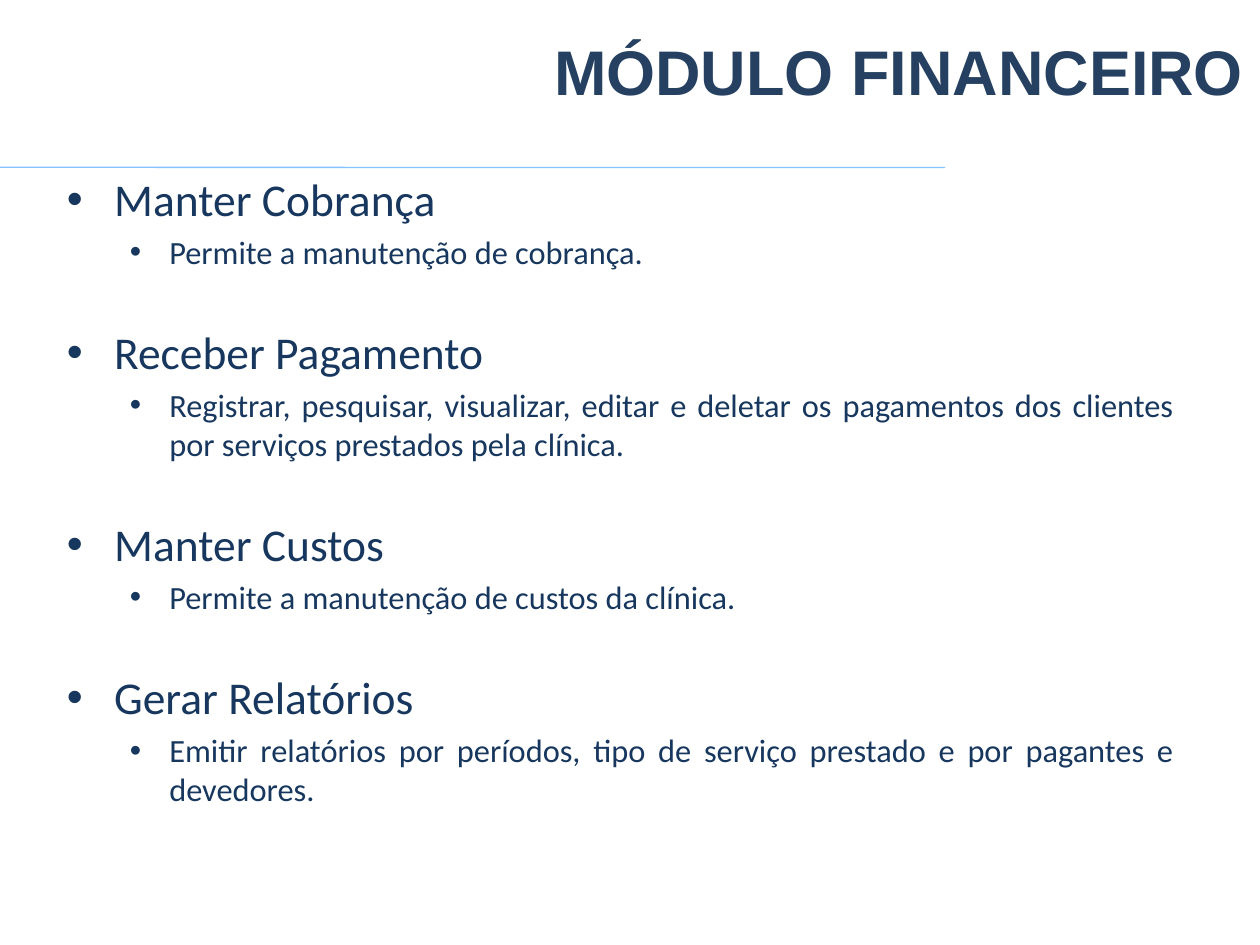
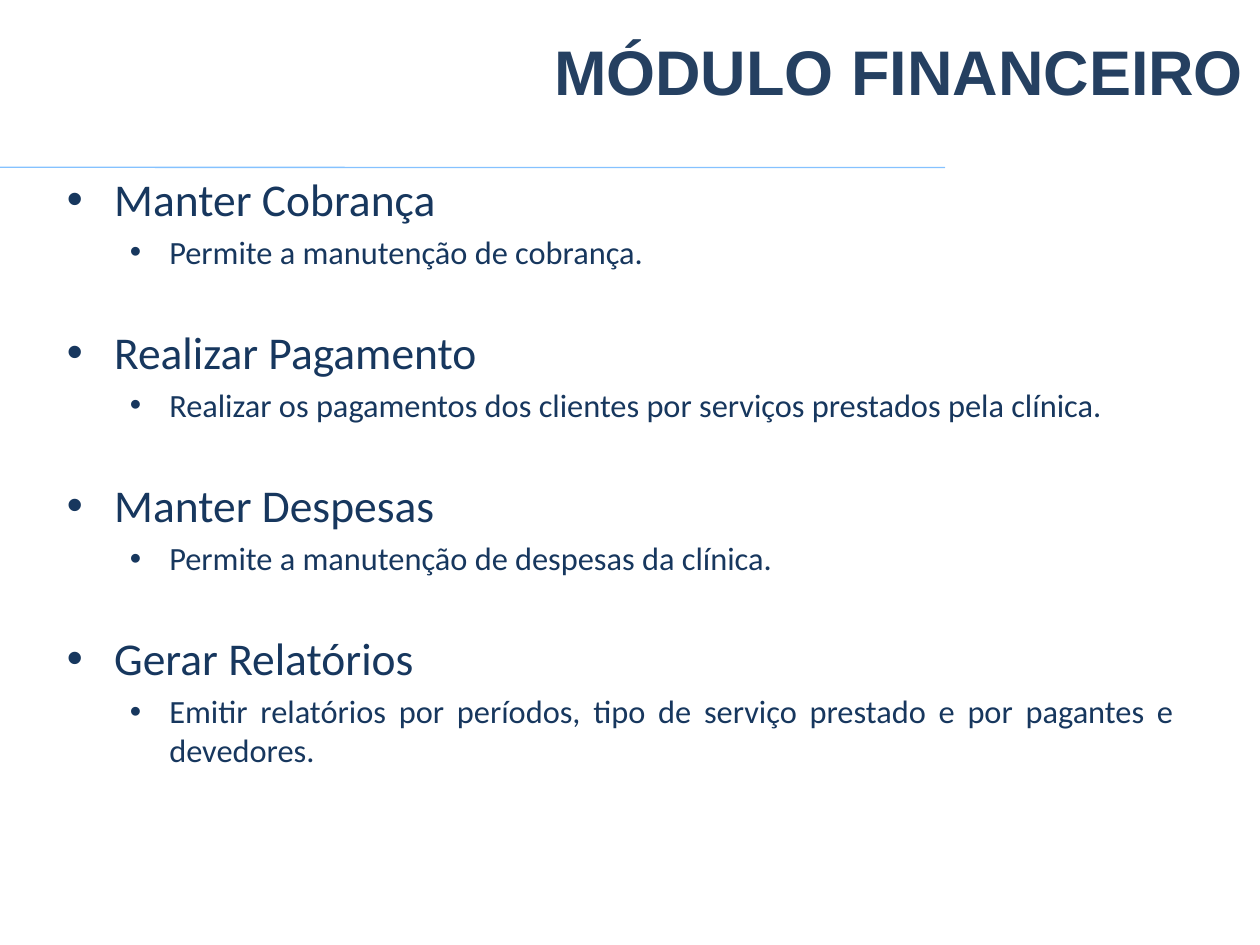
Before and after one commit to VagnerAlcantara/TCC, a slide deck: slide 21 of TCC/5º Encontro/2017-Apresentacao Psystem.pptx. Drawn at 1260x945 pixels with LibreOffice and Linux fonts; fonts in the diff are those of the drawing; background and template pictures are left out. Boxes give left, top, right and bottom in pixels: in the first picture for what was removed or moved away, otherwise in the second. Text is boxed around its words. In the diff, an @@ line names an element or a change of style, - is before the commit and + after.

```diff
--- a/TCC/5º Encontro/2017-Apresentacao Psystem.pptx
+++ b/TCC/5º Encontro/2017-Apresentacao Psystem.pptx
@@ text at [114,337,1101,576]: text changed @@
-• Receber Pagamento
-  • Registrar, pesquisar, visualizar, editar e deletar os pagamentos dos clientes por serviços prestados pela clínica.
-• Manter Custos
-  • Permite a manutenção de custos da clínica.
+• Realizar Pagamento
+  • Realizar os pagamentos dos clientes por serviços prestados pela clínica.
+• Manter Despesas
+  • Permite a manutenção de despesas da clínica.
```
Also in this commit, not shown: 1 other slide changed, 5 other files.
